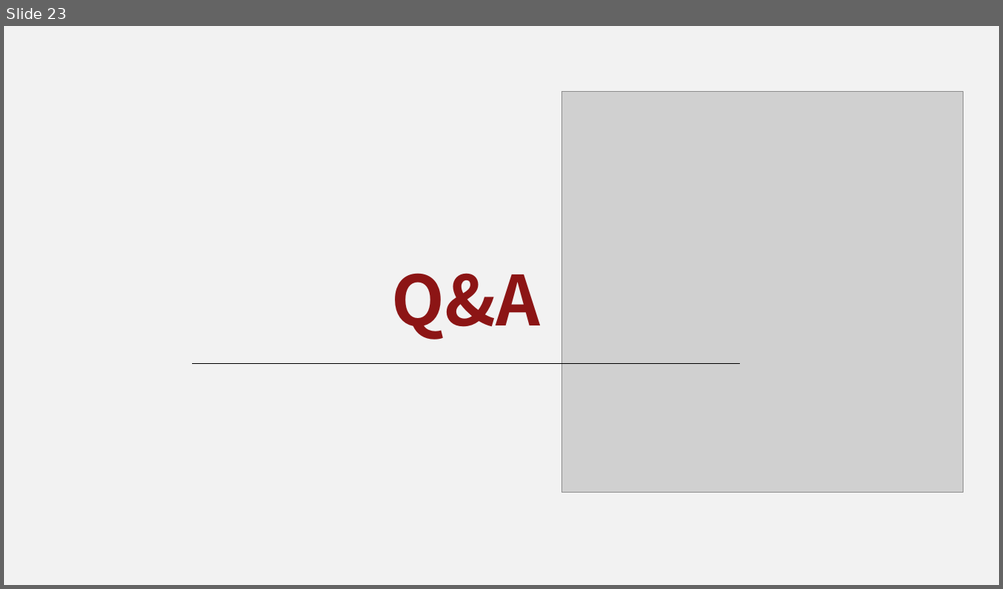
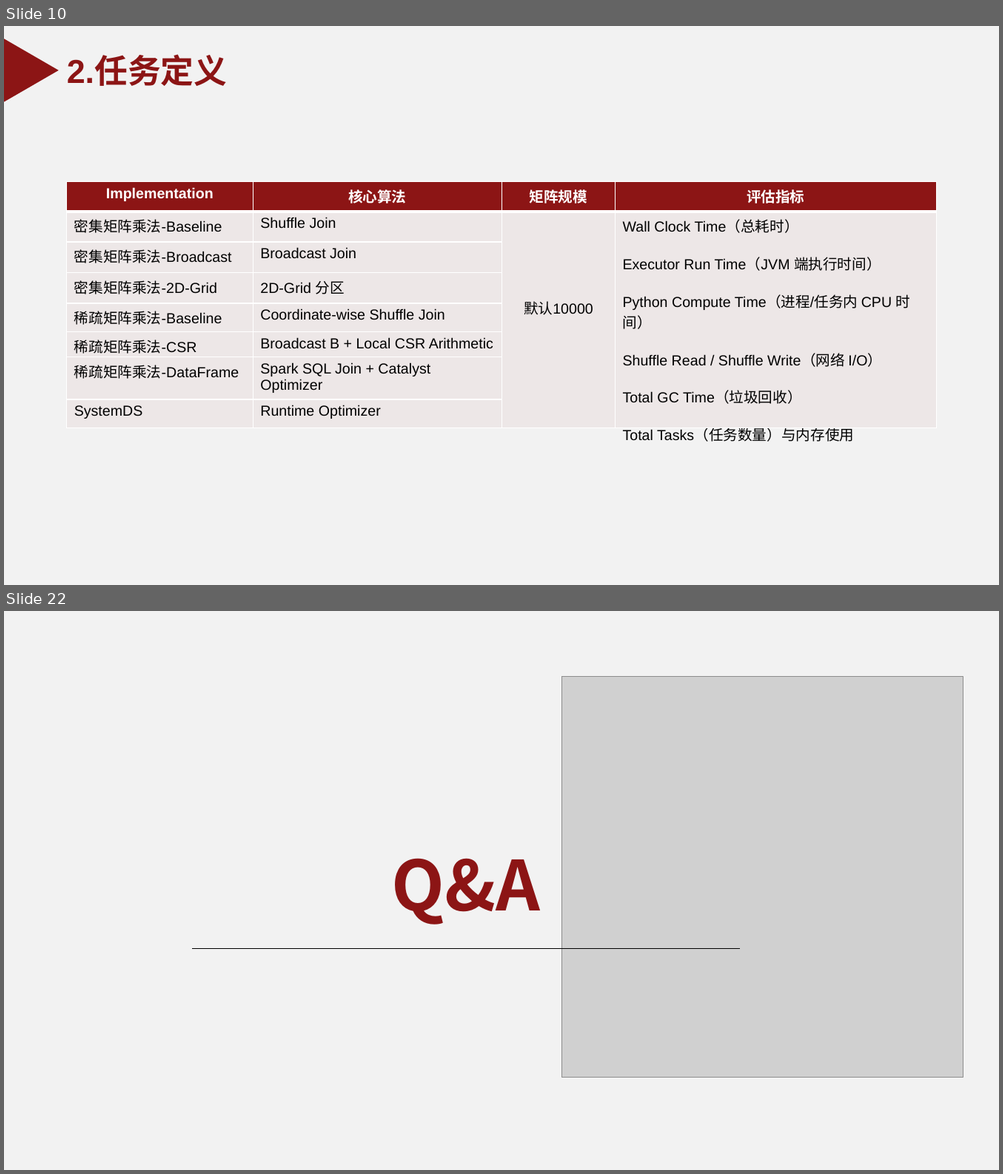
Before and after one commit to YangFan0918/assignment-submission-template, a slide deck: 汇报ppt.pptx. Shown one above the other, each under a label of ours: slide 23 before the commit, slides 10 and 22 after it; the slides between them are not shown. The pictures are 1003x589 and 1003x1174 pixels, drawn with LibreOffice and Linux fonts; fonts in the diff are those of the drawing; grey boxes stand for pictures; background and template pictures are left out. Boxes give left, top, right and bottom in pixels: in the first picture for what was removed or moved away, otherwise in the second. Text is boxed around its words. In the diff, an @@ line names an element or a change of style, - is before the commit and + after.

```diff
--- a/汇报ppt.pptx
+++ b/汇报ppt.pptx
@@ slide 10 added at (4, 26, 999, 585), background #F2F2F2 @@
@@ triangle added at (4, 39, 59, 102), fill #8C1515 @@
@@ text added at (67, 57, 227, 86), 32 pt, text #8C1515, bold @@
+2.任务定义
@@ table added at (67, 182, 936, 445), 8 rows, 4 columns @@
+Implementation | 核心算法 | 矩阵规模 | 评估指标
+密集矩阵乘法-Baseline | Shuffle Join | 默认10000 | Wall Clock Time（总耗时） / Executor Run Time（JVM 端执行时间） / Python Compute Time（进程/任务内 CPU 时间） / Shuffle Read / Shuffle Write（网络 I/O） / Total GC Time（垃圾回收） / Total Tasks（任务数量）与内存使用
+密集矩阵乘法-Broadcast | Broadcast Join |  | 
+密集矩阵乘法-2D-Grid | 2D-Grid 分区 |  | 
+稀疏矩阵乘法-Baseline | Coordinate-wise Shuffle Join |  | 
+稀疏矩阵乘法-CSR | Broadcast B + Local CSR Arithmetic |  | 
+稀疏矩阵乘法-DataFrame | Spark SQL Join + Catalyst Optimizer |  | 
+SystemDS | Runtime Optimizer |  | 
@@ what was slide 23 is now slide 22 @@
```
Also in this commit, not shown: 7 slides changed, 11 other slides added, 13 slides removed, 3 other files.
